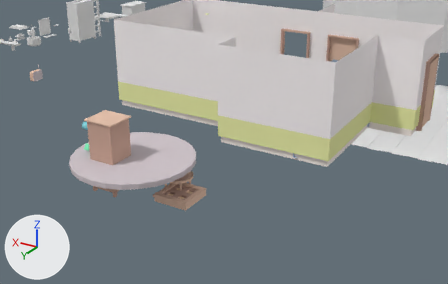
An edit to the Blender file Assets/Models/Korigame/Props.blend, drawn before and after from the same camera.
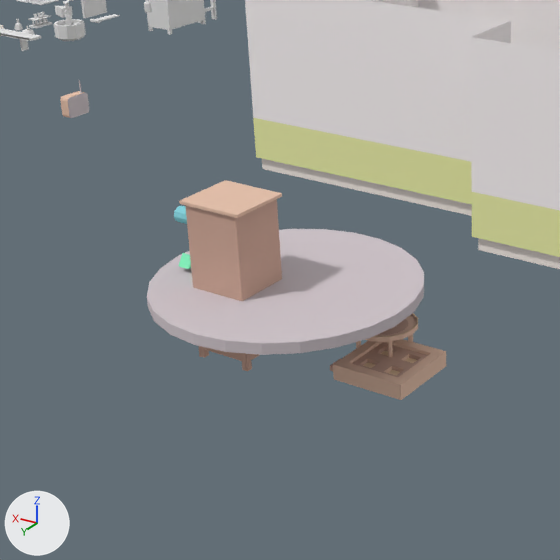
Old and new are each drawn from a camera (50 mm lens) standing at (-9.7, 22.28, 7.93) and looking at (-2.64, 10.52, 2.05) and again close up on the part from 0% to 58% of the width and 10% to 100% of the height. The lights are fixed; the arrows at lower left show +X, +Y and +Z.

Names of what the first close-up shows: 'Apartment', 'Bookcase', 'Cabinet Small', 'Plant', 'Platform', 'Radio', 'Table', 'Window Frame'.
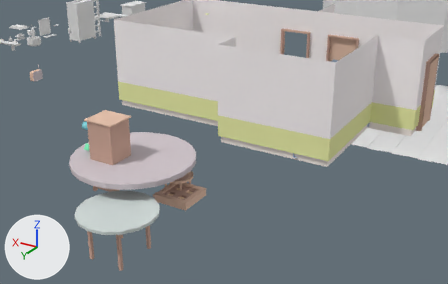
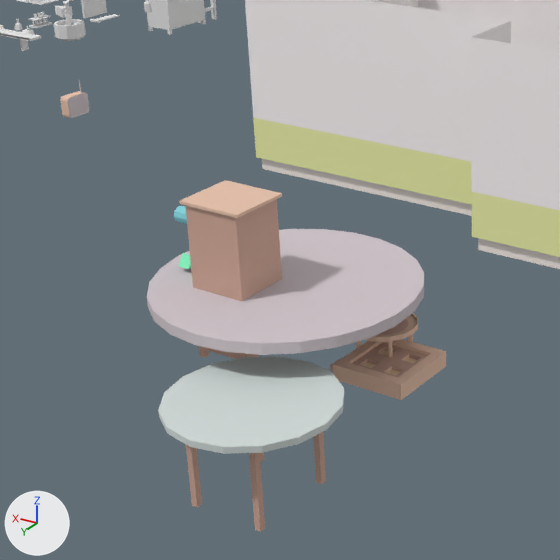
Changed parts and their boxes [x1, y1, x2, y2] in the close-ups (560 x 560 px):
'Kitchen Table', added
    after: [158, 356, 344, 532]
    faces in mat_glass (light grey #d3dcda): [158, 356, 344, 454]
    faces in mat_brown_dark (beige #cda998): [186, 432, 326, 532]

What the commit changed:
Mesh me_cylinder_033 is new.
It has 64 vertices, 34 faces and spans x -1.0..1.0, y -1.0..1.0, z -0.63..0.57.
Faces by material slot: [18, 16].
It uses material mat_glass (light grey #d3dcda).
It uses material mat_brown_dark (beige #cda998).
Object 'Kitchen Table' (ob_kitchen_table) is new; it shows me_cylinder_033.
Its location is (-0.93, 12.54, 0.1).
